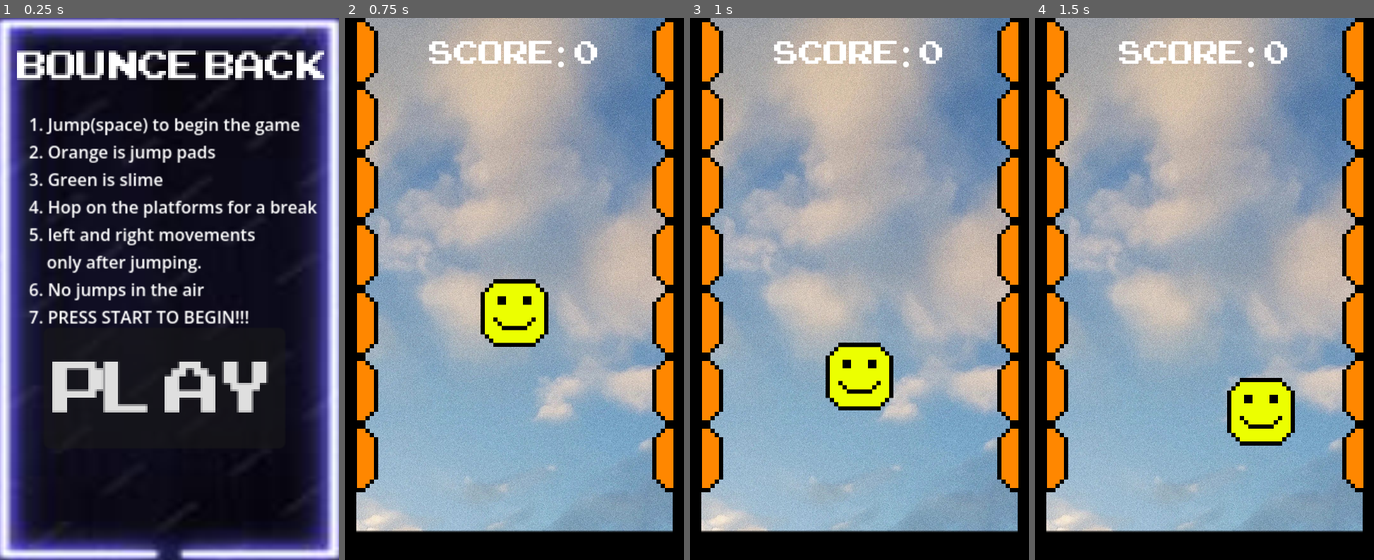
Above: before the commit, frames 1-4 (left to right).
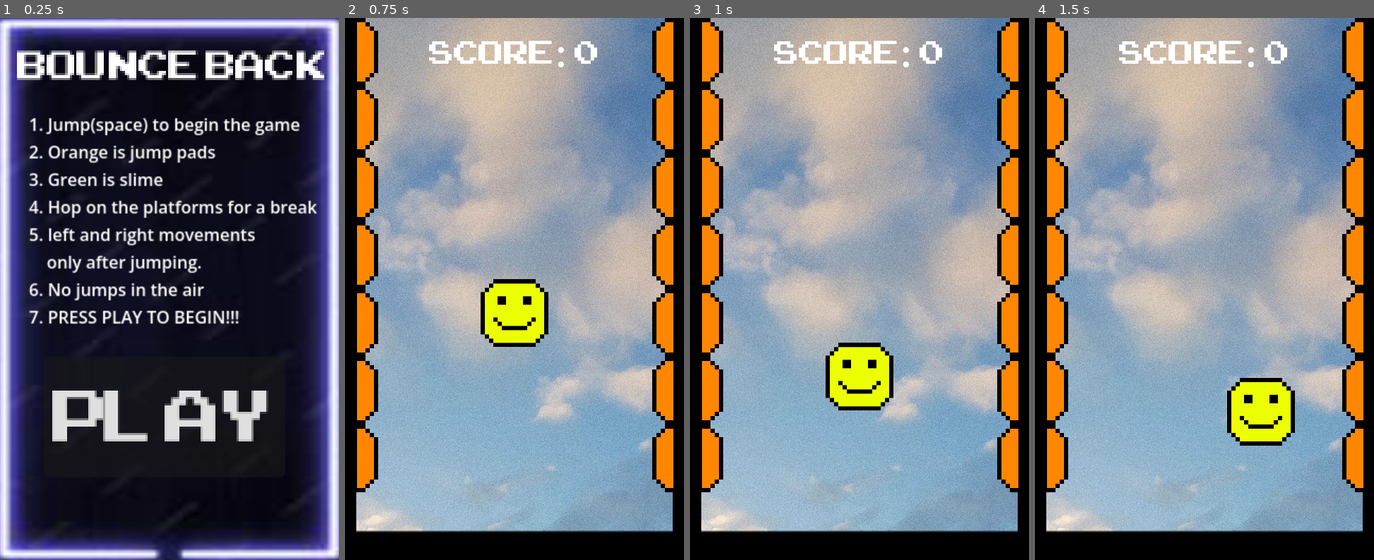
Above: after the commit, the same moments.

Repository: krazybaboon17/BounceBack
Game: Godot game, scene res://assets/scenes/main_menu.tscn
The game is run twice, just before and just after one commit, with the same random seed, the same clock (stepped at 60 frames per second) and the same inputs.
Inputs:
- Up to frame 1 (0.25 s): no input
- Up to frame 2 (0.75 s): click "Play" at 0.5 s
- Up to frame 3 (1 s): no input
- Up to frame 4 (1.5 s): hold Right (right) from 1.28 s (still down); hold Space (space) from 1.28 s (still down)

The runs differ from the first frame. In frame 1, 5.4% of the frame differs, in the area x 15-80%, y 53-79%; in frame 2, nothing differs; in frame 3, nothing differs; in frame 4, nothing differs.

Commit message:
tung

Diff:
--- a/assets/scenes/main_menu.tscn
+++ b/assets/scenes/main_menu.tscn
@@ -24,10 +24,10 @@
 [node name="Button" type="Button" parent="." unique_id=396571555]
 texture_filter = 1
 layout_mode = 0
-offset_left = 62.000004
-offset_top = 439.0
+offset_left = 62.0
+offset_top = 480.00003
 offset_right = 176.0
-offset_bottom = 496.0
+offset_bottom = 537.0
 scale = Vector2(3, 3)
 theme_override_fonts/font = ExtResource("3_f2xsc")
 theme_override_font_sizes/font_size = 48
@@ -59,6 +59,6 @@
 5. left and right movements
     only after jumping.
 6. No jumps in the air
-7. PRESS START TO BEGIN!!!"
+7. PRESS PLAY TO BEGIN!!!"
 
 [connection signal="pressed" from="Button" to="." method="_on_play_button_pressed"]
